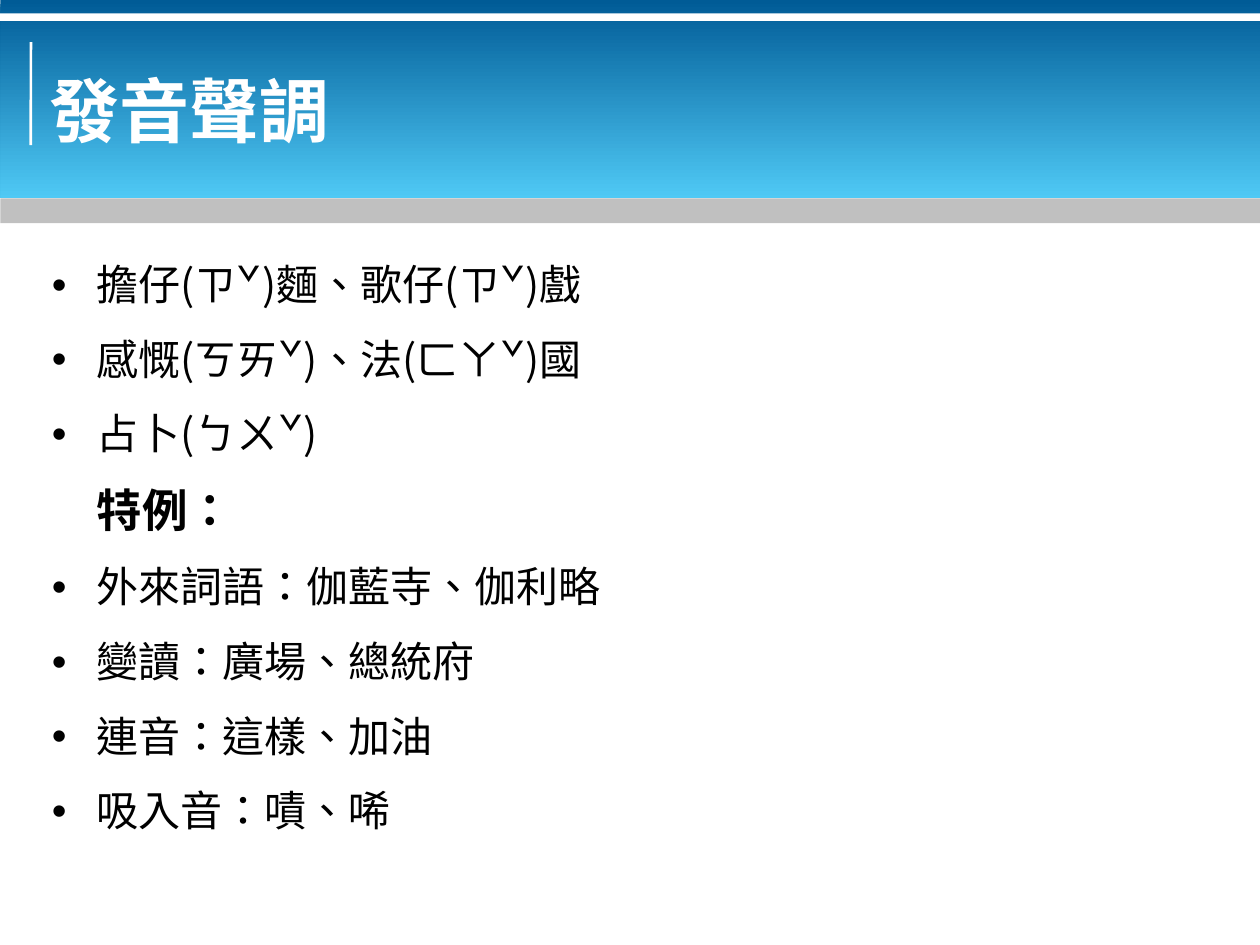
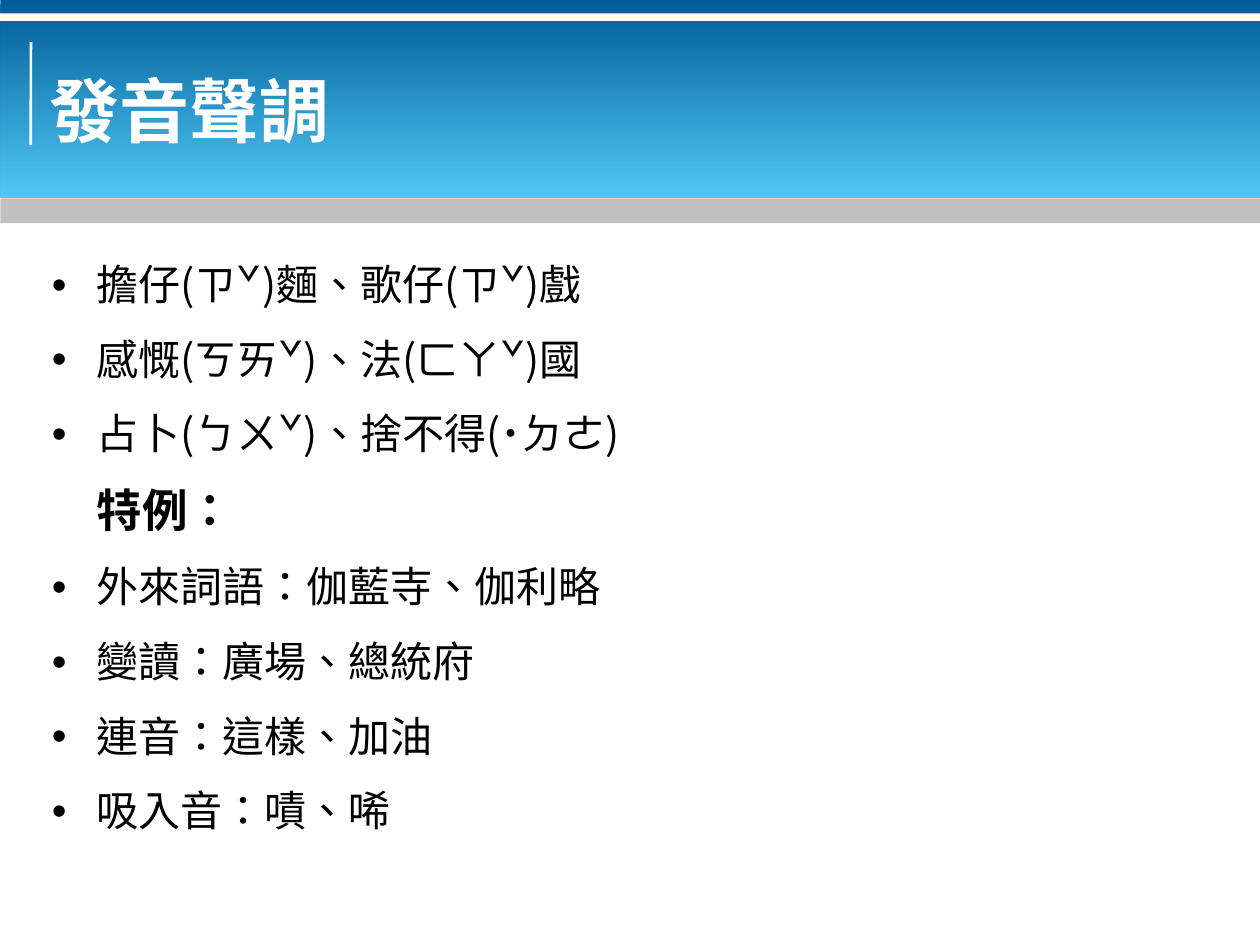
Before and after one commit to bluebat/.presentations, a slide deck: slide 5 of use-nonstandard-hanzi.odp. Drawn at 1260x945 pixels with LibreOffice and Linux fonts; fonts in the diff are those of the drawing; background and template pictures are left out. Boxes give left, top, right and bottom in pixels: in the first picture for what was removed or moved away, otherwise in the second. Text is boxed around its words. In the diff, an @@ line names an element or a change of style, - is before the commit and + after.

```diff
--- a/use-nonstandard-hanzi.odp
+++ b/use-nonstandard-hanzi.odp
@@ text at [97,413,620,457]: text changed @@
-• 占卜(ㄅㄨˇ)
+• 占卜(ㄅㄨˇ)、捨不得(˙ㄉㄜ)
```
Also in this commit, not shown: 1 slide removed, 2 other files.
